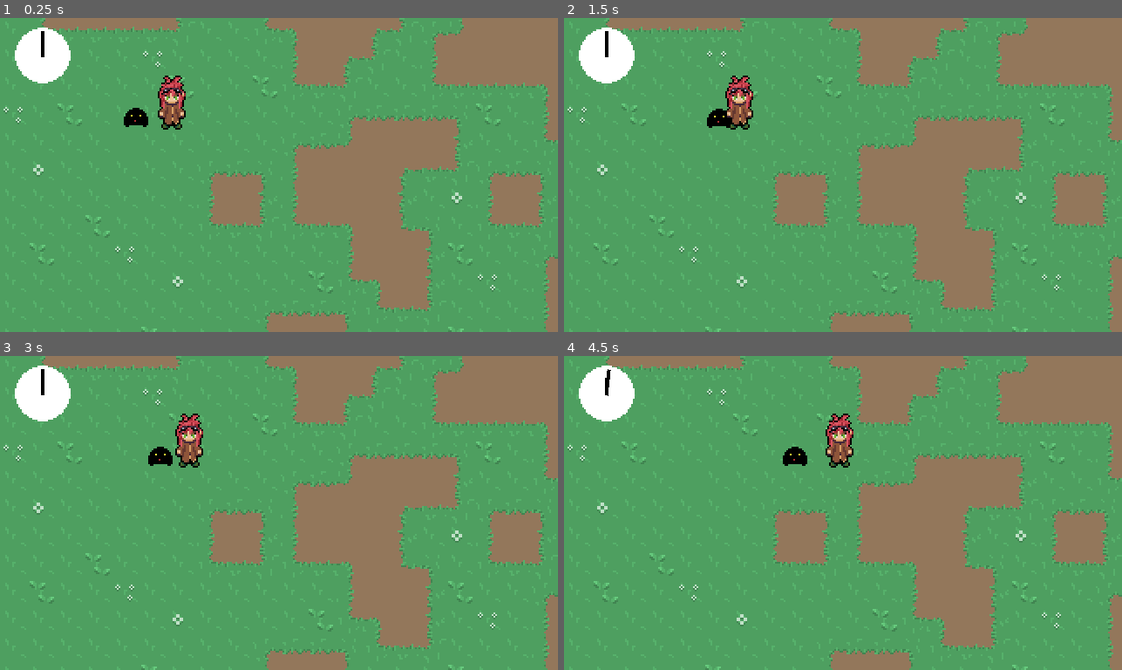
Above: before the commit, frames 1-4 (two rows, left to right).
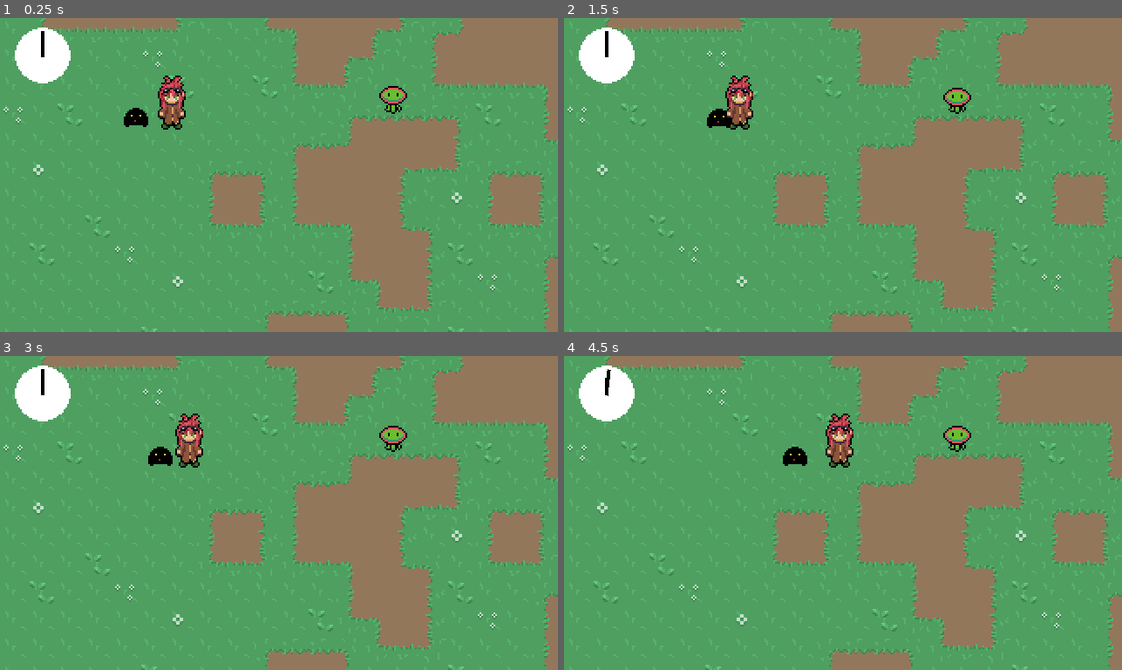
Above: after the commit, the same moments.

Repository: Morphclue/evo-world
Game: Godot game, scene res://world.tscn
Two runs of this game, one before a commit and one after it. Both use one fixed random seed, a clock stepped at 60 frames per second and the inputs below.
Inputs:
- Up to frame 1 (0.25 s): no input
- Up to frame 2 (1.5 s): tap Enter (ui_accept) at 0.5, 0.77 s; hold D (right) 0.53-1.25 s; tap J (journal) at 0.6 s; click "Back" at 1.25 s
- Up to frame 3 (3 s): tap Enter (ui_accept) at 2, 2.27, 2.75 s; hold S (down) 2.03-2.78 s; tap J (journal) at 2.1, 2.85 s; hold D (right) from 2.78 s (still down)
- Up to frame 4 (4.5 s): release D (right) at 3.53 s; hold Up (ui_up) 3.53-4.28 s; tap J (journal) at 3.6, 4.35 s; tap Enter (ui_accept) at 3.77, 4.25 s; hold A (left) from 4.28 s (still down)

The runs differ from the first frame. In frame 1, 0.3% of the frame differs, in the area x 67-73%, y 21-31%; in frame 2, 0.3%; in frame 3, 0.3%; in frame 4, 0.3%.

Commit message:
feat: add npc

Diff:
--- /dev/null
+++ b/npc/npc.tscn
@@ -0,0 +1,38 @@
+[gd_scene load_steps=6 format=2]
+
+[ext_resource path="res://npc/sprites/flower-npc.png" type="Texture" id=1]
+
+[sub_resource type="AtlasTexture" id=2]
+atlas = ExtResource( 1 )
+region = Rect2( 0, 0, 16, 16 )
+
+[sub_resource type="AtlasTexture" id=3]
+atlas = ExtResource( 1 )
+region = Rect2( 16, 0, 16, 16 )
+
+[sub_resource type="SpriteFrames" id=1]
+animations = [ {
+"frames": [ SubResource( 2 ), SubResource( 3 ) ],
+"loop": true,
+"name": "default",
+"speed": 2.0
+} ]
+
+[sub_resource type="CapsuleShape2D" id=4]
+radius = 4.27441
+height = 8.9112
+
+[node name="npc" type="Node2D"]
+
+[node name="AnimatedSprite" type="AnimatedSprite" parent="."]
+frames = SubResource( 1 )
+playing = true
+
+[node name="StaticBody2D" type="StaticBody2D" parent="."]
+collision_layer = 8
+collision_mask = 2
+
+[node name="CollisionShape2D" type="CollisionShape2D" parent="StaticBody2D"]
+position = Vector2( 0, 6 )
+rotation = 1.5708
+shape = SubResource( 4 )
--- a/world.tscn
+++ b/world.tscn
@@ -8,6 +8,7 @@
 [ext_resource path="res://pet/pet.tscn" type="PackedScene" id=6]
 [ext_resource path="res://ui/hud/clock.tscn" type="PackedScene" id=7]
 [ext_resource path="res://ui/hud/hud.gd" type="Script" id=8]
+[ext_resource path="res://npc/npc.tscn" type="PackedScene" id=9]
 
 [sub_resource type="TileSet" id=1]
 0/name = "grass_atlas.png 0"
@@ -62,6 +63,9 @@
 [node name="player" parent="YSort" instance=ExtResource( 1 )]
 position = Vector2( 98.3458, 48.8626 )
 
+[node name="npc" parent="YSort" instance=ExtResource( 9 )]
+position = Vector2( 225.659, 46.8433 )
+
 [node name="hud" type="Node" parent="."]
 pause_mode = 2
 script = ExtResource( 8 )
Binary file added: npc/sprites/flower-npc.png
Not shown, added: npc/sprites/flower-npc.png.import
Binary file changed: ui/hud/sprites/button-sheet.png
Not shown: 1 places in world.tscn that only renumber resources
